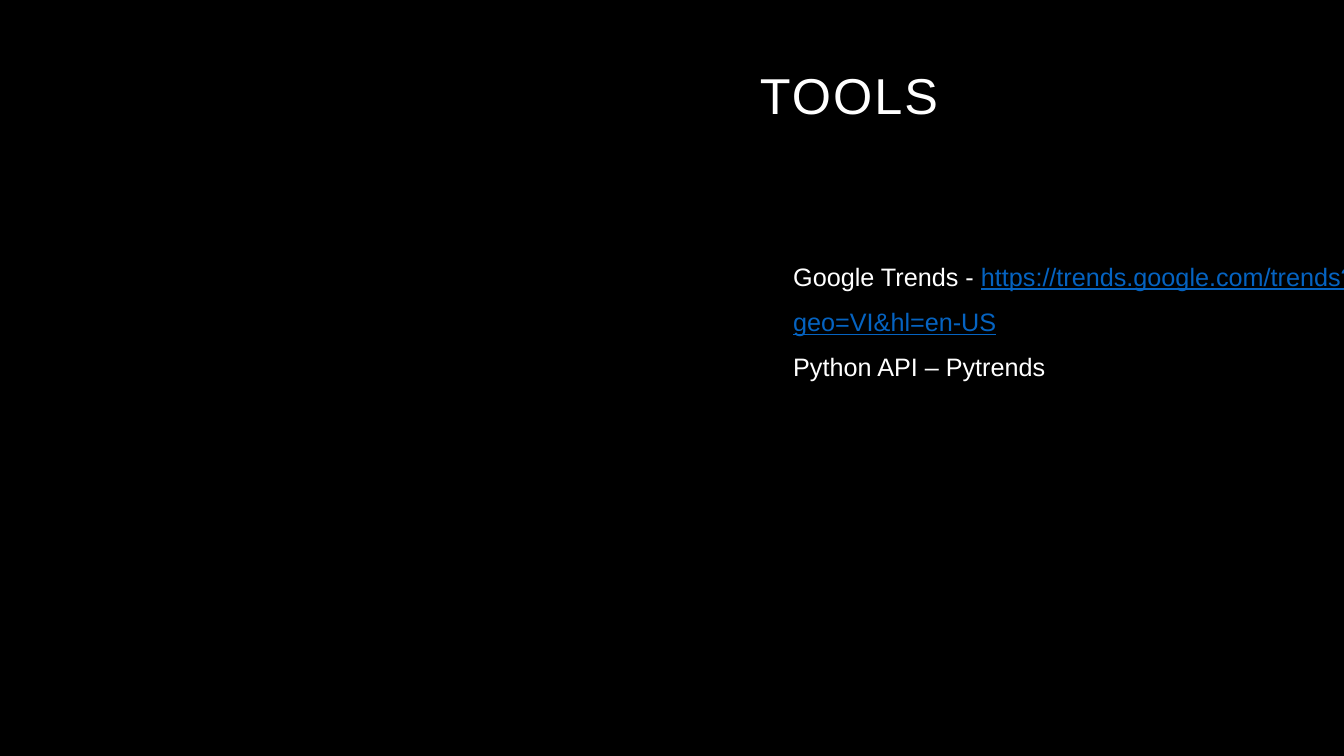
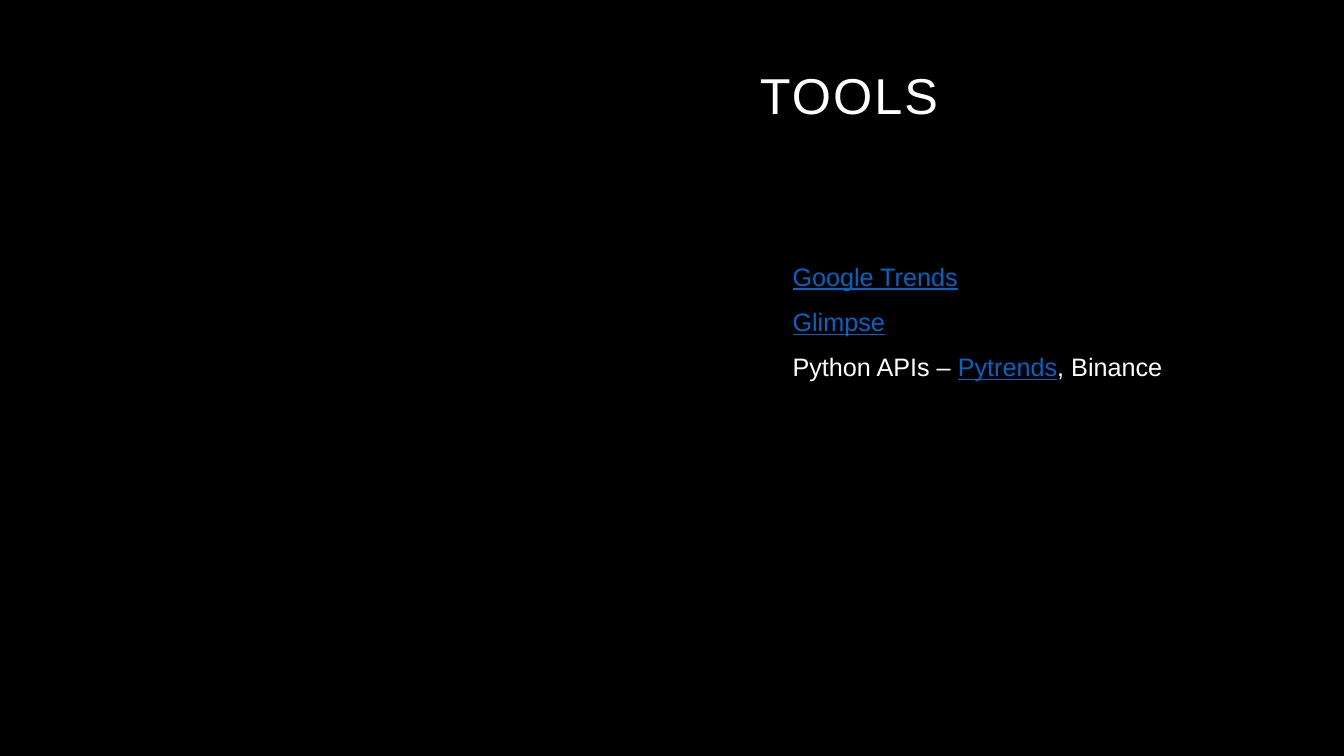
Before and after one commit to HillelCharbit/Trading-Algorithm-Project---google-trends, a slide deck: slide 3 of presentation/Trading Sentiment Analysis in Decentralized Cryptocurrencies.pptx. Drawn at 1344x756 pixels with LibreOffice and Linux fonts; fonts in the diff are those of the drawing; background and template pictures are left out. Boxes give left, top, right and bottom in pixels: in the first picture for what was removed or moved away, otherwise in the second. Text is boxed around its words. In the diff, an @@ line names an element or a change of style, - is before the commit and + after.

Commit message:
updated presentation so far

```diff
--- a/presentation/Trading Sentiment Analysis in Decentralized Cryptocurrencies.pptx
+++ b/presentation/Trading Sentiment Analysis in Decentralized Cryptocurrencies.pptx
@@ text at box(793, 267, 1162, 382): text changed @@
-Google Trends - https://trends.google.com/trends?geo=VI&hl=en-US
-Python API – Pytrends
+Google Trends
+Glimpse
+Python APIs – Pytrends, Binance
```
Also in this commit, not shown: 3 other slides changed, 4 slides added, 7 other files.
